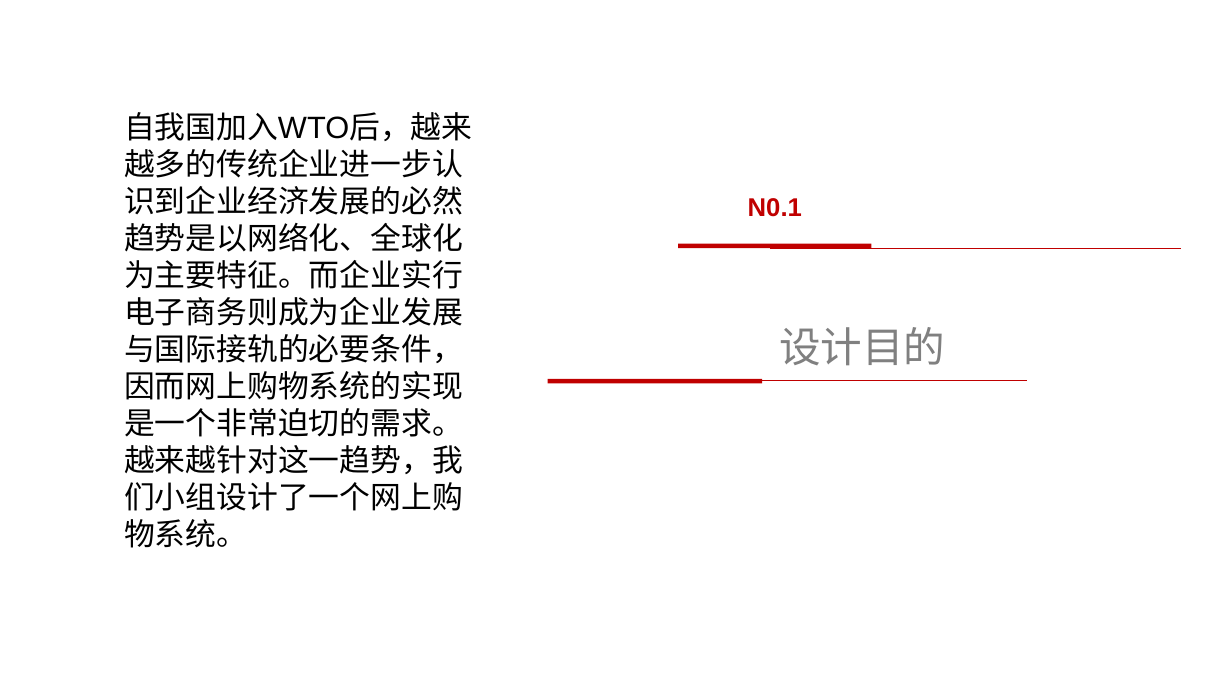
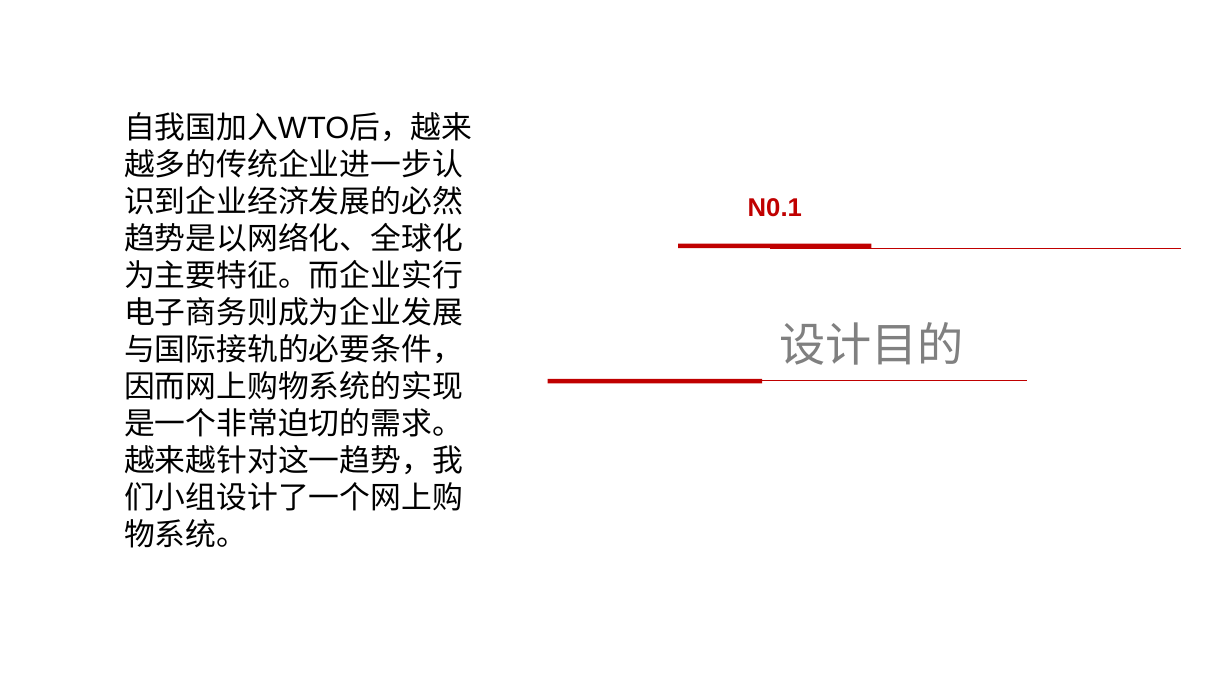
Before and after one commit to CODELIU97/dianshang, a slide deck: slide 3 of 大型电商平台.pptx. Drawn at 1232x693 pixels with LibreOffice and Linux fonts; fonts in the diff are those of the drawing. Boxes give left, top, right and bottom in pixels: in the first picture for what was removed or moved away, otherwise in the second. Text is boxed around its words. In the diff, an @@ line names an element or a change of style, - is before the commit and + after.

```diff
--- a/大型电商平台.pptx
+++ b/大型电商平台.pptx
@@ title "设计目的" at [779, 322, 964, 365]: size 32.4 to 36 pt @@
```
Also in this commit, not shown: 2 other slides changed.
